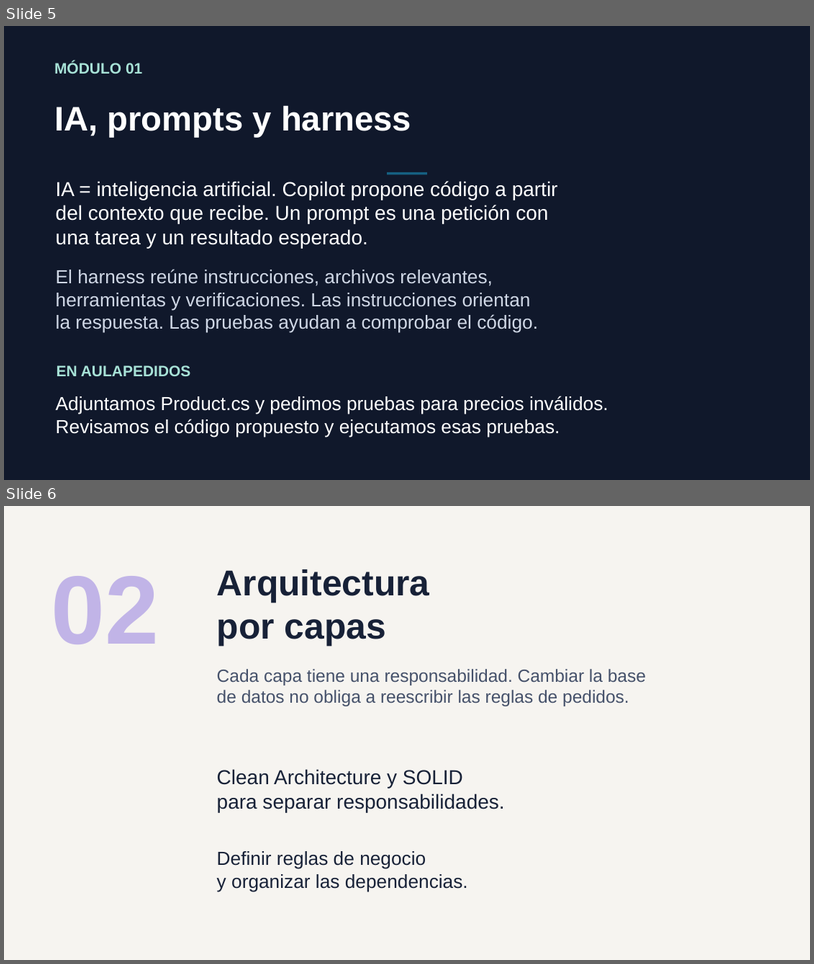
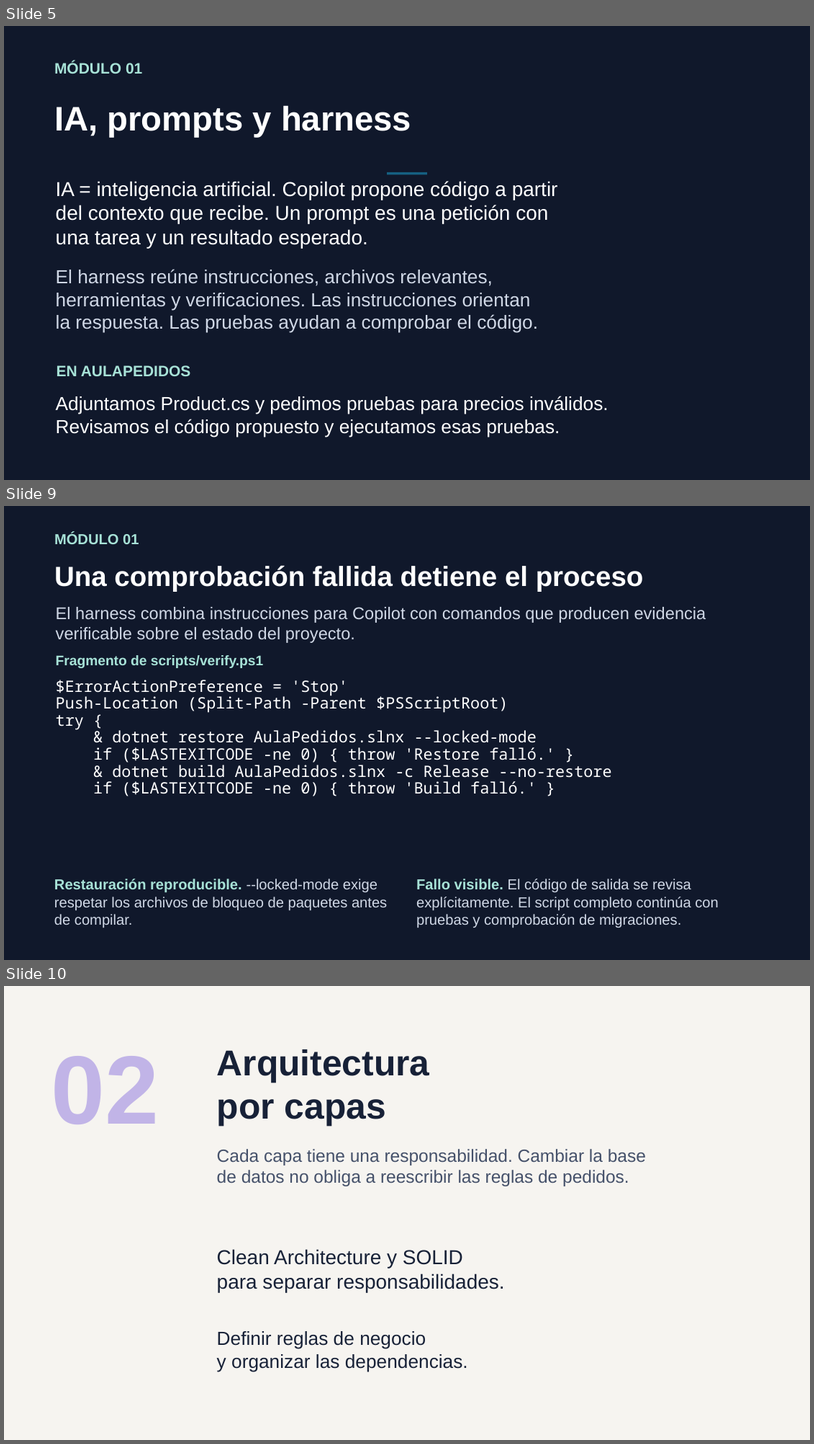
Before and after one commit to ychavez/CursoNETIA, a slide deck: instructor/clases/00-presentacion-alumnos.pptx. Shown one above the other, each under a label of ours: slides 5 and 6 before the commit, slides 5, 9 and 10 after it; the slides between them are not shown. The pictures are 814x964 and 814x1444 pixels, drawn with LibreOffice and Linux fonts; fonts in the diff are those of the drawing. Boxes give left, top, right and bottom in pixels: in the first picture for what was removed or moved away, otherwise in the second. Text is boxed around its words. In the diff, an @@ line names an element or a change of style, - is before the commit and + after.

```diff
--- a/instructor/clases/00-presentacion-alumnos.pptx
+++ b/instructor/clases/00-presentacion-alumnos.pptx
@@ slide 9 added at (4,506,810,960), background #10182B @@
@@ text added at (54,533,139,544), 17.2 pt, text #A7E2D7, bold @@
+MÓDULO 01
@@ text added at (54,565,644,591), 33 pt, text #FFFFFF, bold @@
+Una comprobación fallida detiene el proceso
@@ text added at (56,607,707,643), 20.2 pt, text #D0D8E6 @@
+El harness combina instrucciones para Copilot con comandos que producen evidencia
+verificable sobre el estado del proyecto.
@@ text added at (56,655,263,668), 16.5 pt, text #A7E2D7, bold @@
+Fragmento de scripts/verify.ps1
@@ text added at (56,680,348,696), 18.8 pt, text #FFFFFF @@
+$ErrorActionPreference = 'Stop'
@@ text added at (56,694,508,713), 18.8 pt, text #FFFFFF @@
+Push-Location (Split-Path -Parent $PSScriptRoot)
@@ text added at (56,715,84,730), 18.8 pt, text #FFFFFF @@
+try {
@@ text added at (112,730,537,743), 18.8 pt, text #FFFFFF @@
+& dotnet restore AulaPedidos.slnx --locked-mode
@@ text added at (93,747,556,762), 18.8 pt, text #FFFFFF @@
+if ($LASTEXITCODE -ne 0) { throw 'Restore falló.' }
@@ text added at (112,764,612,777), 18.8 pt, text #FFFFFF @@
+& dotnet build AulaPedidos.slnx -c Release --no-restore
@@ text added at (93,781,537,796), 18.8 pt, text #FFFFFF @@
+if ($LASTEXITCODE -ne 0) { throw 'Build falló.' }
@@ text added at (54,878,387,927), 17.2 pt, text #D0D8E6 @@
+Restauración reproducible. --locked-mode exige
+respetar los archivos de bloqueo de paquetes antes
+de compilar.
@@ text added at (417,878,718,927), 17.2 pt, text #D0D8E6 @@
+Fallo visible. El código de salida se revisa
+explícitamente. El script completo continúa con
+pruebas y comprobación de migraciones.
@@ what was slide 6 is now slide 10 @@
```
Also in this commit, not shown: 39 other slides added, 3 other files.
